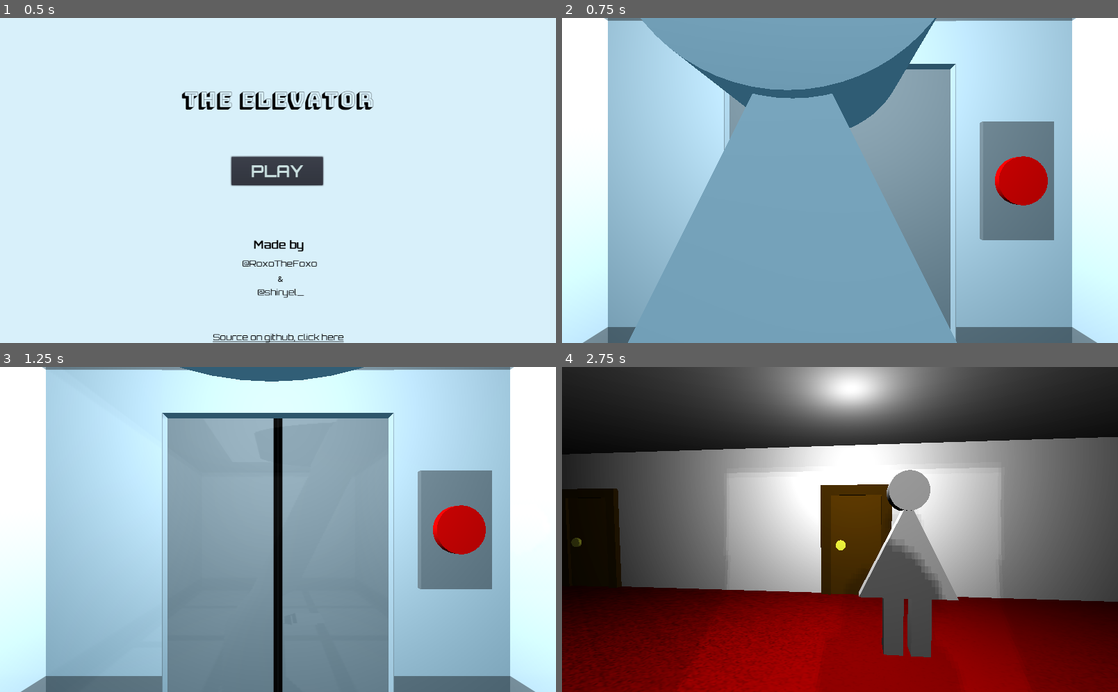
Above: before the commit, frames 1-4 (two rows, left to right).
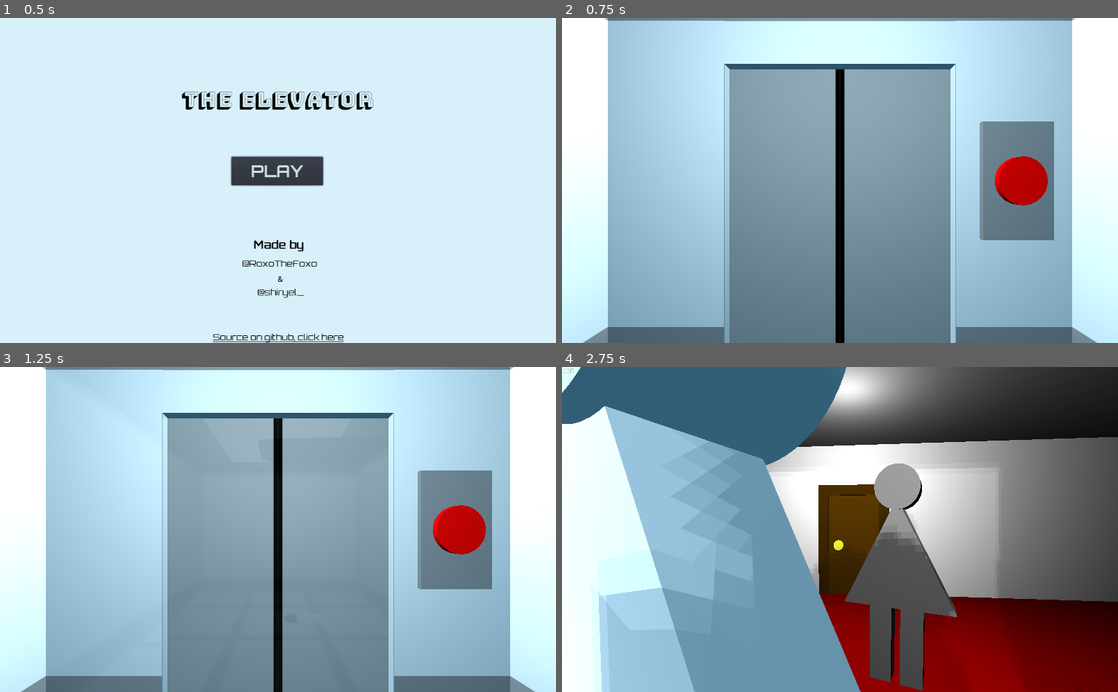
Above: after the commit, the same moments.

Repository: RoxoFoxo/the-elevator
Game: Godot game, scene res://scenes/MainMenu.tscn
Two runs of this game, one before a commit and one after it. Both use one fixed random seed, a clock stepped at 60 frames per second and the inputs below.
Inputs (mouse positions are in pixels of both pictures, inside the frame that each line leads up to):
- Up to frame 1 (0.5 s): no input
- Up to frame 2 (0.75 s): click "PLAY" at 0.5 s
- Up to frame 3 (1.25 s): no input
- Up to frame 4 (2.75 s): tap Enter at 1.25 s; move the mouse to (867, 529) at 1.27 s; hold W (move_forward) from 1.28 s (still down); tap E (use) at 1.35, 2.1 s; move the mouse to (812, 529) at 2.02 s

Frame 1 is identical in both runs. In frame 2, 30% of the frame differs, in the area x 11-71%, y 0-100%; in frame 3, 1.0%; in frame 4, 50%, in the area x 0-84%, y 0-100%.
Error before the commit: Invalid call. Nonexistent function 'move_inside' in base 'KinematicBody (Character.gd)'. (res://scenes/Act1.gd:61)

Commit message:
Feat: Characters enter the elevator

Diff:
--- a/scenes/Act1.gd
+++ b/scenes/Act1.gd
@@ -15,6 +15,9 @@
 
 # sends to the MainScene, so it can start another act
 signal finished
+
+# move characters
+signal move_inside
 
 # from MainScene
 func run():
@@ -57,8 +60,8 @@
 	print_debug("starting act 1 p/ 1")
 	yield(get_tree().create_timer(1), "timeout")
 	_toggle_door()
-	# TODO: add trigger to person enter the elevator
-	$"../LadyA".move_inside()
+	# they enter the elevator
+	emit_signal("move_inside")
 	yield(get_tree().create_timer(1), "timeout")
 	_say("Can you let us on the 10st floor?", 0.05)
 	yield($"../Dialog", "done")
--- a/scenes/Character.gd
+++ /dev/null
@@ -1,17 +0,0 @@
-extends KinematicBody
-
-var speed = 10
-var point = Vector3(0, 0.5, 0)
-
-func _process(delta):
-
-	var direction
-
-	if point.distance_to(transform.origin) > 0.05:
-		direction = point - transform.origin
-		direction = direction.normalized() * speed
-
-	else:
-		direction = point - transform.origin
-
-	move_and_slide(direction)
--- a/scenes/Character.tscn
+++ b/scenes/Character.tscn
@@ -8,13 +8,13 @@
 bottom_radius = 0.1
 height = 0.125
 
-[sub_resource type="PrismMesh" id=6]
+[sub_resource type="PrismMesh" id=3]
 size = Vector3( 0.5, 0.5, 0.1 )
 
 [sub_resource type="SpatialMaterial" id=4]
 
 [sub_resource type="CubeMesh" id=5]
-size = Vector3( 0.1, 0.3, 0.1 )
+size = Vector3( 0.1, 0.35, 0.1 )
 
 [node name="KinematicBody" type="KinematicBody"]
 collision_layer = 16
@@ -31,15 +31,15 @@
 
 [node name="MeshInstance2" type="MeshInstance" parent="."]
 transform = Transform( 1, 0, 0, 0, 1, 0, 0, 0, 1, 0, 0.1, 0 )
-mesh = SubResource( 6 )
+mesh = SubResource( 3 )
 material/0 = SubResource( 4 )
 
 [node name="MeshInstance3" type="MeshInstance" parent="."]
-transform = Transform( 1, 0, 0, 0, 1, 0, 0, 0, 1, -0.07, -0.3, 0 )
+transform = Transform( 1, 0, 0, 0, 1, 0, 0, 0, 1, -0.07, -0.325, 0 )
 mesh = SubResource( 5 )
 material/0 = null
 
 [node name="MeshInstance4" type="MeshInstance" parent="."]
-transform = Transform( 1, 0, 0, 0, 1, 0, 0, 0, 1, 0.07, -0.3, 0 )
+transform = Transform( 1, 0, 0, 0, 1, 0, 0, 0, 1, 0.07, -0.325, 0 )
 mesh = SubResource( 5 )
 material/0 = null
--- a/scenes/Elevator.tscn
+++ b/scenes/Elevator.tscn
@@ -129,18 +129,16 @@
 
 [sub_resource type="SpatialMaterial" id=35]
 albedo_texture = ExtResource( 5 )
-roughness = 0.0
 
 [sub_resource type="PlaneMesh" id=36]
 material = SubResource( 35 )
 size = Vector2( 0.5, 0.25 )
 
 [sub_resource type="CubeMesh" id=37]
-size = Vector3( 0.5, 0.25, 0.2 )
+size = Vector3( 0.5, 0.25, 0.15 )
 
 [sub_resource type="SpatialMaterial" id=38]
 albedo_color = Color( 0, 0, 0, 1 )
-roughness = 0.0
 
 [sub_resource type="CubeMesh" id=39]
 size = Vector3( 0.5, 1.3, 0.05 )
@@ -319,7 +317,7 @@
 material/0 = null
 
 [node name="MeshInstance2" type="MeshInstance" parent="Radio"]
-transform = Transform( 1, 0, 0, 0, 1, 0, 0, 0, 1, 0, 0, -0.036 )
+transform = Transform( 1, 0, 0, 0, 1, 0, 0, 0, 1, 5.96046e-08, -0.00621849, -0.059482 )
 mesh = SubResource( 37 )
 material/0 = SubResource( 38 )
 
--- /dev/null
+++ b/scenes/LadyA.gd
@@ -0,0 +1,24 @@
+extends KinematicBody
+
+var speed = 1
+
+var move_inside = 0
+
+func _process(delta):
+	if move_inside == 1:
+		var direction
+		var point = $"../LadyA_Position3D".translation
+
+		if point.distance_to(transform.origin) > 0.01:
+			direction = point - transform.origin
+			direction = direction.normalized() * speed
+			look_at(point, Vector3(0, point.y, 0))
+
+		else:
+			direction = point - transform.origin
+			$"../LadyA_Position3D".translation = Vector3(0.5, 0.5, -0.5)
+
+		move_and_slide(direction)
+
+func _on_Act1_move_inside():
+	move_inside = 1
--- /dev/null
+++ b/scenes/LadyB.gd
@@ -0,0 +1,25 @@
+extends KinematicBody
+
+var speed = 1
+
+var move_inside = 0
+
+func _process(delta):
+	if move_inside == 1:
+		var direction
+		var point = $"../LadyB_Position3D".translation
+
+		if point.distance_to(transform.origin) > 0.01:
+			direction = point - transform.origin
+			direction = direction.normalized() * speed
+			look_at(point, Vector3(0, point.y, 0))
+
+		else:
+			direction = point - transform.origin
+			$"../LadyB_Position3D".translation = Vector3(-0.5, 0.5, -0.5)
+
+		move_and_slide(direction)
+
+func _on_Act1_move_inside():
+	yield(get_tree().create_timer(1), "timeout")
+	move_inside = 1
--- a/scenes/MainScene.tscn
+++ b/scenes/MainScene.tscn
@@ -8,7 +8,9 @@
 [ext_resource path="res://scenes/Dialog.tscn" type="PackedScene" id=6]
 [ext_resource path="res://scenes/Act1.gd" type="Script" id=7]
 [ext_resource path="res://scenes/Character.tscn" type="PackedScene" id=8]
-[ext_resource path="res://scenes/Character.gd" type="Script" id=9]
+[ext_resource path="res://scenes/LadyA.gd" type="Script" id=9]
+[ext_resource path="res://scenes/LadyB.gd" type="Script" id=10]
+[ext_resource path="res://scenes/EndingFloor.tscn" type="PackedScene" id=11]
 
 [sub_resource type="PhysicsMaterial" id=1]
 bounce = 0.5
@@ -37,6 +39,10 @@
 
 [node name="DefaultFloor" parent="." instance=ExtResource( 4 )]
 transform = Transform( -4.37114e-08, 0, 1, 0, 1, 0, -1, 0, -4.37114e-08, 0, 0, 2.1 )
+
+[node name="EndingFloor" parent="." instance=ExtResource( 11 )]
+transform = Transform( -1, 0, -8.74228e-08, 0, 1, 0, 8.74228e-08, 0, -1, 1, 0, 5.15 )
+visible = false
 
 [node name="BeachBall" type="RigidBody" parent="."]
 transform = Transform( 1, 0, 0, 0, 1, 0, 0, 0, 1, 0.469497, 0.464729, 0.578912 )
@@ -70,6 +76,15 @@
 
 [node name="LadyB" parent="." instance=ExtResource( 8 )]
 transform = Transform( -1, 0, -8.74228e-08, 0, 1, 0, 8.74228e-08, 0, -1, -0.3, 0.5, 2 )
+script = ExtResource( 10 )
+
+[node name="LadyA_Position3D" type="Position3D" parent="."]
+transform = Transform( 1, 0, 0, 0, 1, 0, 0, 0, 1, 0, 0.5, 1 )
+
+[node name="LadyB_Position3D" type="Position3D" parent="."]
+transform = Transform( 1, 0, 0, 0, 1, 0, 0, 0, 1, 0, 0.5, 1 )
 
 [connection signal="pressing_big_red_button" from="Player" to="." method="_on_Player_pressing_big_red_button"]
 [connection signal="finished" from="Act1" to="." method="_on_Act1_finished"]
+[connection signal="move_inside" from="Act1" to="LadyB" method="_on_Act1_move_inside"]
+[connection signal="move_inside" from="Act1" to="LadyA" method="_on_Act1_move_inside"]
Not shown: 2 places in scenes/Character.tscn that only renumber resources
Not shown: 1 places in scenes/MainScene.tscn that only renumber resources
